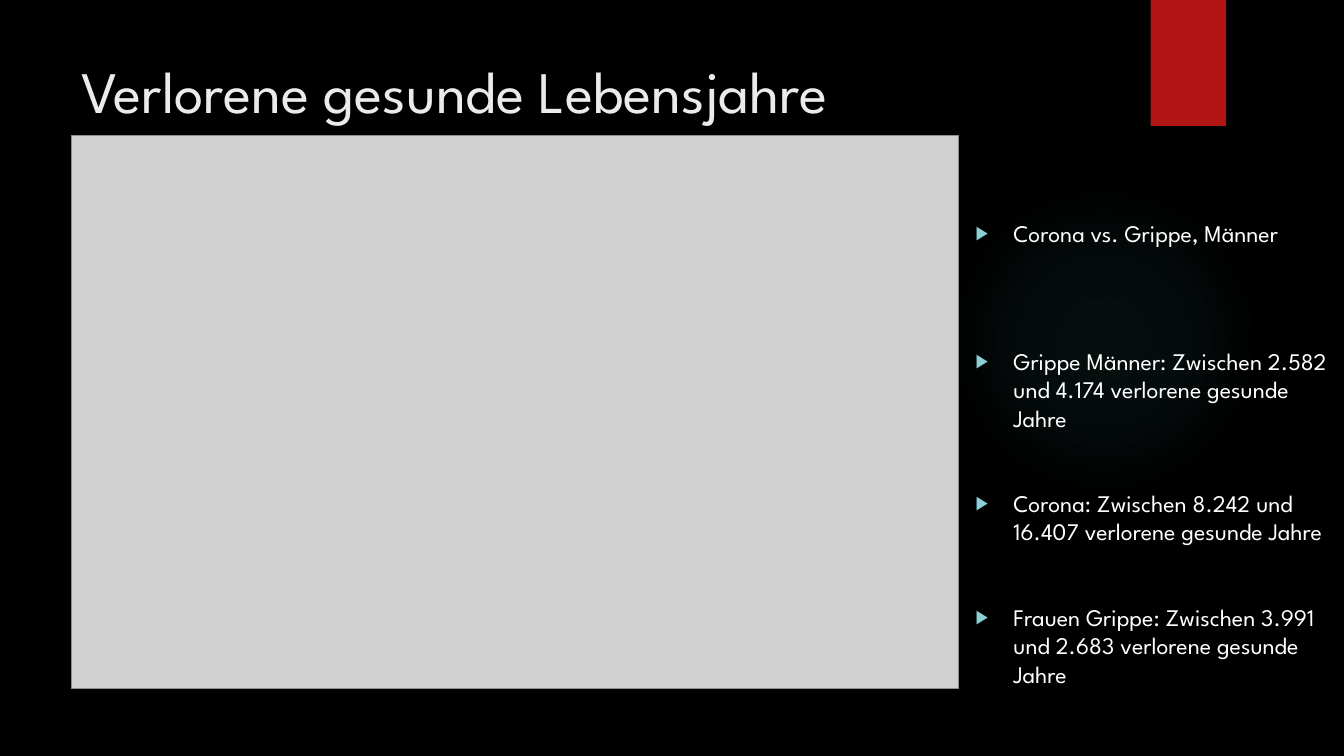
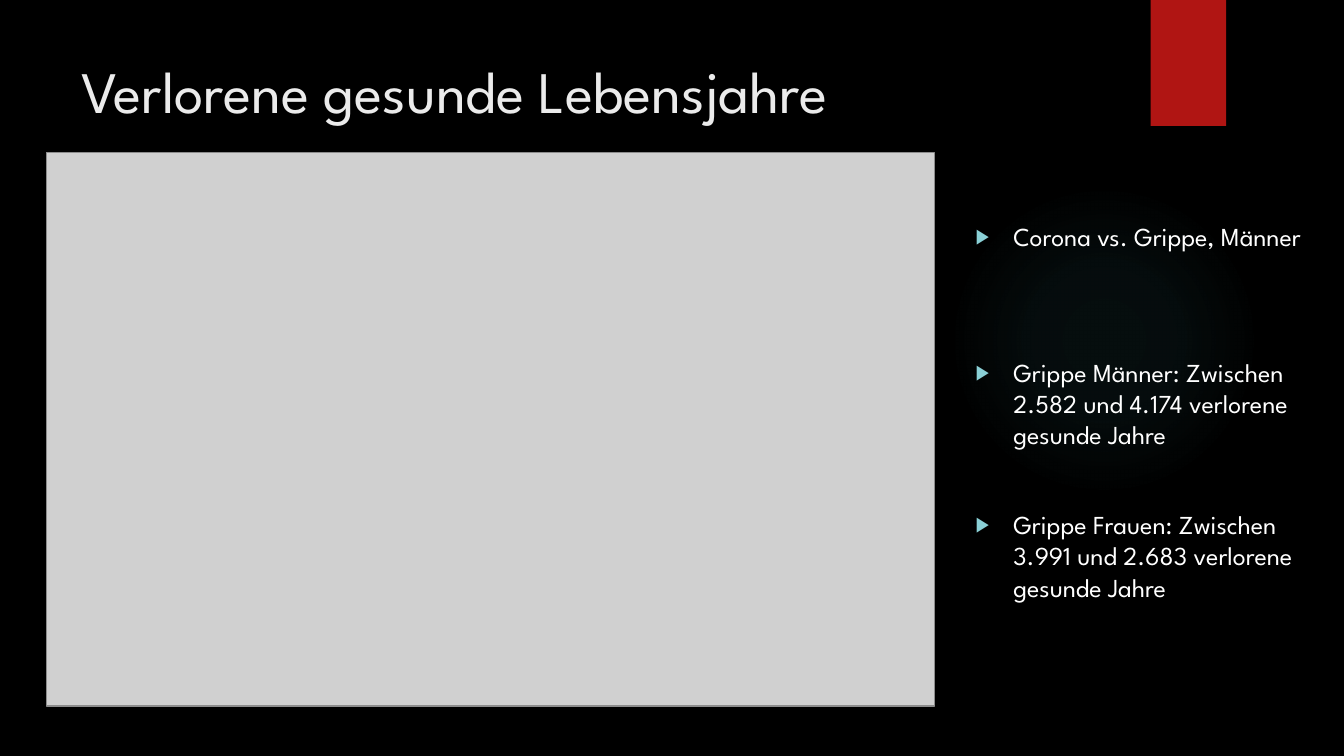
Before and after one commit to Flatric/PMDS, a slide deck: slide 11 of Präsi/Zwischenstand SW6.pptx. Drawn at 1344x756 pixels with LibreOffice and Linux fonts; fonts in the diff are those of the drawing; grey boxes stand for pictures; background and template pictures are left out. Boxes give left, top, right and bottom in pixels: in the first picture for what was removed or moved away, otherwise in the second. Text is boxed around its words. In the diff, an @@ line names an element or a change of style, - is before the commit and + after.

```diff
--- a/Präsi/Zwischenstand SW6.pptx
+++ b/Präsi/Zwischenstand SW6.pptx
@@ picture moved from (x1=72, y1=135, x2=959, y2=689) to (x1=46, y1=152, x2=934, y2=706) @@
@@ text at (x1=1013, y1=228, x2=1301, y2=450): size 17 to 18.5 pt in "Corona vs. Grippe, Männer", "Grippe Männer: Zwischen 2.582 und 4.174 verlorene ..." @@
@@ text at (x1=1013, y1=516, x2=1293, y2=603): text changed; size 17 to 18.5 pt @@
-▶ Corona: Zwischen 8.242 und 16.407 verlorene gesunde Jahre
-▶ Frauen Grippe: Zwischen 3.991 und 2.683 verlorene gesunde Jahre
+▶ Grippe Frauen: Zwischen 3.991 und 2.683 verlorene gesunde Jahre
```
Also in this commit, not shown: 4 other slides changed, 1 slide added, 1 slide removed.
